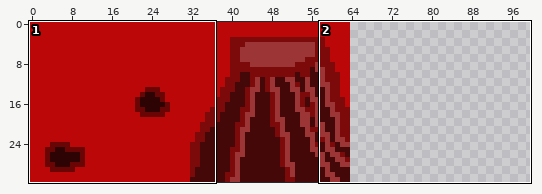
Sprite sheet -- atlas.png. The first picture is a wide view before the edit; the outline marks the close-up.
Close-up. Before the edit:
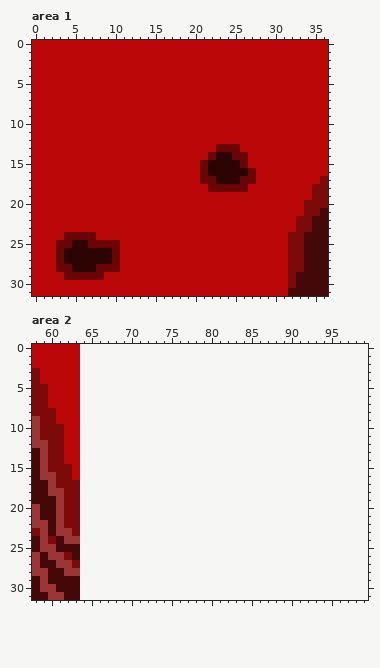
The file is 64x32 pixels. Shown: area 1: x 0..36, y 0..31; area 2: x 58..99, y 0..31. The old version is drawn lined up with the new one, on the new canvas. The wide view leaves out empty margins.
The result:
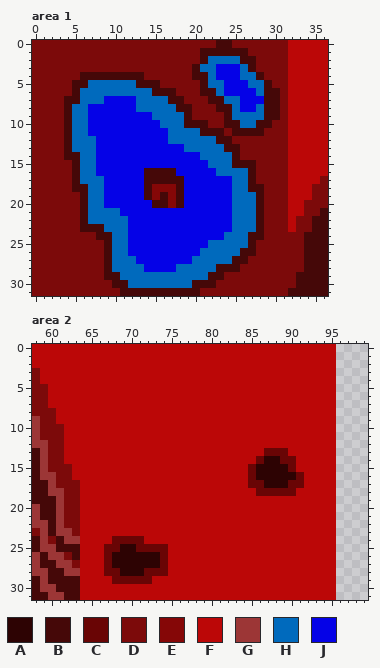
Palette (. is transparent): A #2d0303  B #450808  C #690505  D #7c0a0a  E #850707  F #bb0707  G #9c3636  H #006abd  J #0502e7
What changed:
canvas 64x32 -> 128x32
Changed rows in their new state; - is an unchanged pixel.
Area 1:
first column x 0:
 0 DDDDDDDDDDDDDDDDDDDDDDDBBDDDDDDD
 1 DDDDDDDDDDDDDDDDDDDDDBBBBBBDDDDD
 2 DDDDDDDDDDDDDDDDDDDDDBHHHHBBDDDD
 3 DDDDDDDDDDDDDDDDDDDDBHHJJJHBDDDD
 4 DDDDDDBBBBBBBBDDDDDDBBHJJJHHBDDD
 5 DDDDDBBHHHHHHBBBDDDDDBHHJJJHHBDD
 6 DDDDDBHHHHHHHHHBBBDDDBBHJJJJHBBD
 7 DDDDBBHHHJJJJHHHHBBDDDBBHHJJJBBD
 8 DDDDBHHJJJJJJHHHHHBBDDDBBHJJHBBD
 9 DDDDBHHJJJJJJJJHHHHBDDDDBHHHHBBD
10 DDDDBHHJJJJJJJJJHHHBBBDDBBHHBBDD
11 DDDDBHHJJJJJJJJJJHHHHBBBDBBBBDDD
12 DDDDBHHHJJJJJJJJJHHHHHHBBDDDDDDD
13 DDDDBHHHJJJJJJJJJJJHHHHHBBDDDDDD
14 DDDDBBHHJJJJJJJJJJJJJHHHHBDDDDDD
15 DDDDDBHHJJJJJJJJJJJJJJHHHBBBDDDD
16 DDDDDBHHJJJJJJBBBBJJJJJHHHHBDDDD
17 DDDDDBHHHJJJJJBBBBBJJJJJJHHBDDDD
18 DDDDDBBHHJJJJJBEEEBJJJJJJHHBBDDD
19 DDDDDDBHHJJJJJBEBEBJJJJJJHHHBDDD
20 DDDDDDBHHJJJJJJBBEBJJJJJJHHHBDDD
21 DDDDDDBHHHHJJJJJJJJJJJJJJHHHBDDD
22 DDDDDDBHHHHHJJJJJJJJJJJJJHHHBDDD
23 DDDDDDBBBHHHJJJJJJJJJJJJJHHHBDDD
24 DDDDDDDDBBHHJJJJJJJJJJJJHHHBBDDD
25 DDDDDDDDDBHHJJJJJJJJJJHHHHHBDDDD
26 DDDDDDDDDBHHJJJJJJJJJHHHHHBBDDDD
27 DDDDDDDDDBHHHJJJJJJJHHHHHBBDDDDD
28 DDDDDDDDDBHHHHJJJJHHHHHBBBDDDDDD
29 DDDDDDDDDBBHHHHHHHHHHHBBDDDDDDDD
30 DDDDDDDDDDBBHHHHHHHHBBBDDDDDDDDD
31 DDDDDDDDDDDBBBBBBBBBBDDDDDDDDDDD
Area 2:
first column x 64:
 0 FFFFFFFFFFFFFFFFFFFFFFFFFFFFFFFF
 1 FFFFFFFFFFFFFFFFFFFFFFFFFFFFFFFF
 2 FFFFFFFFFFFFFFFFFFFFFFFFFFFFFFFF
 3 FFFFFFFFFFFFFFFFFFFFFFFFFFFFFFFF
 4 FFFFFFFFFFFFFFFFFFFFFFFFFFFFFFFF
 5 FFFFFFFFFFFFFFFFFFFFFFFFFFFFFFFF
 6 FFFFFFFFFFFFFFFFFFFFFFFFFFFFFFFF
 7 FFFFFFFFFFFFFFFFFFFFFFFFFFFFFFFF
 8 FFFFFFFFFFFFFFFFFFFFFFFFFFFFFFFF
 9 FFFFFFFFFFFFFFFFFFFFFFFFFFFFFFFF
10 FFFFFFFFFFFFFFFFFFFFFFFFFFFFFFFF
11 FFFFFFFFFFFFFFFFFFFFFFFFFFFFFFFF
12 FFFFFFFFFFFFFFFFFFFFFFFFFFFFFFFF
13 FFFFFFFFFFFFFFFFFFFFFFFCCCFFFFFF
14 FFFFFFFFFFFFFFFFFFFFFFCAACCFFFFF
15 FFFFFFFFFFFFFFFFFFFFFCAAAACFFFFF
16 FFFFFFFFFFFFFFFFFFFFFCAAAAACFFFF
17 FFFFFFFFFFFFFFFFFFFFFCCAAACCFFFF
18 FFFFFFFFFFFFFFFFFFFFFFCCCCCFFFFF
19 FFFFFFFFFFFFFFFFFFFFFFFFFFFFFFFF
20 FFFFFFFFFFFFFFFFFFFFFFFFFFFFFFFF
21 FFFFFFFFFFFFFFFFFFFFFFFFFFFFFFFF
22 FFFFFFFFFFFFFFFFFFFFFFFFFFFFFFFF
23 FFFFFFFFFFFFFFFFFFFFFFFFFFFFFFFF
24 FFFFCCCCFFFFFFFFFFFFFFFFFFFFFFFF
25 FFFCCAACCCCFFFFFFFFFFFFFFFFFFFFF
26 FFFCAAAAAACFFFFFFFFFFFFFFFFFFFFF
27 FFFCAAAAAACFFFFFFFFFFFFFFFFFFFFF
28 FFFCCAAACCCFFFFFFFFFFFFFFFFFFFFF
29 FFFFCCCCCFFFFFFFFFFFFFFFFFFFFFFF
30 FFFFFFFFFFFFFFFFFFFFFFFFFFFFFFFF
31 FFFFFFFFFFFFFFFFFFFFFFFFFFFFFFFF
Changed places in both close-ups, as pixel boxes (x1, y1, x2, y2):
changed: (32, 40, 288, 296)
added: (80, 344, 336, 600)
